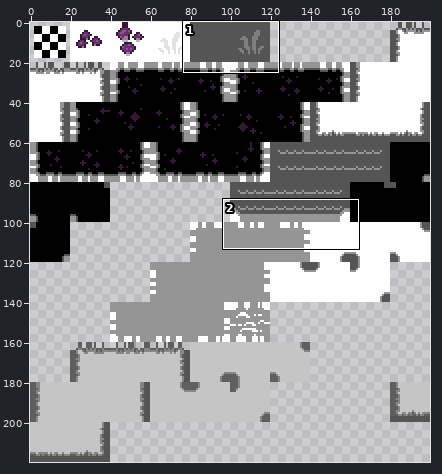
A sprite sheet gets an edit: GMS2 Project/tilesets/TilesOut/output_tileset.png. Above, an overview of the earlier version with the close-up marked.
Close-up. Before the edit:
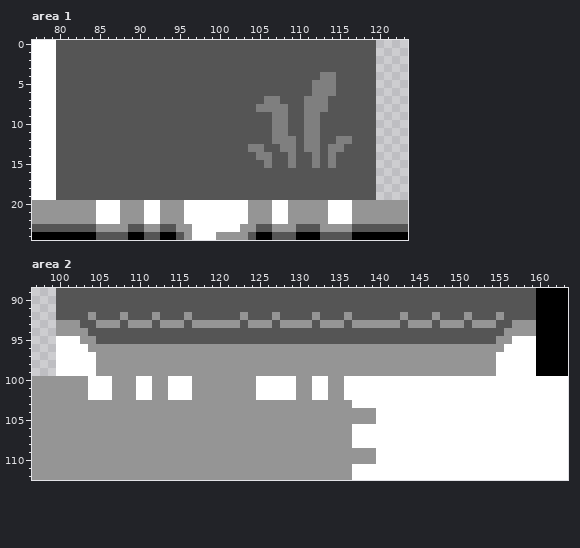
The file is 200x220 pixels. Shown: area 1: x 77..123, y 0..24; area 2: x 97..163, y 89..112.
The result:
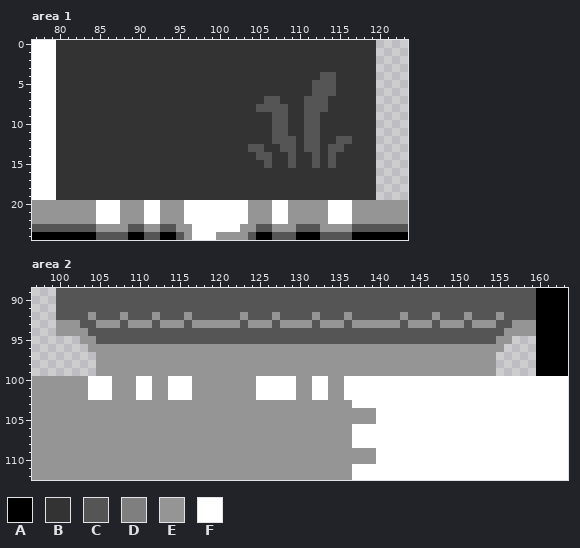
Palette (. is transparent): A #000000  B #333333  C #555555  D #7f7f7f  E #959595  F #ffffff
The exact change:
Area 1:
The author changed colour C to colour B in rows 0 to 3 at x 80 to 119; in row 4 at x 80 to 112 and 115 to 119; in rows 5 to 6 at x 80 to 111 and 115 to 119; in row 7 at x 80 to 105, 108 to 110 and 114 to 119; in row 8 at x 80 to 104, 109 to 110 and 114 to 119; in rows 9 to 11 at x 80 to 106, 109 to 110 and 113 to 119.
The author changed colour C to colour B in row 12 at x 80 to 106, 110, 113 to 114 and 117 to 119; in row 13 at x 80 to 103, 106 to 107, 110, 113 and 116 to 119; in row 14 at x 80 to 104, 107 to 108, 110 to 111, 113 and 115 to 119; in row 15 at x 80 to 105, 107 to 108, 110 to 111, 113 and 115 to 119; in rows 16 to 19 at x 80 to 119.
The author changed colour D to colour C in row 4 at x 113 to 114; in rows 5 to 6 at x 112 to 114; in row 7 at x 106 to 107 and 111 to 113; in row 8 at x 105 to 108 and 111 to 113; in rows 9 to 11 at x 107 to 108 and 111 to 112; in row 12 at x 107 to 109, 111 to 112 and 115 to 116.
The author changed colour D to colour C in row 13 at x 104 to 105, 108 to 109, 111 to 112 and 114 to 115; in row 14 at x 105 to 106, 109, 112 and 114; in row 15 at x 106, 109, 112 and 114.
Area 2:
The edit erases colour F in row 95 at x 100 to 102 and 157 to 159; in row 96 at x 100 to 103 and 156 to 159; in rows 97 to 99 at x 100 to 104 and 155 to 159.
Boxes around the changes in both close-ups, in picture pixels (x1, y1, x2, y2):
changed: (56, 40, 376, 200)
erased: (56, 336, 96, 376)
erased: (496, 336, 536, 376)
